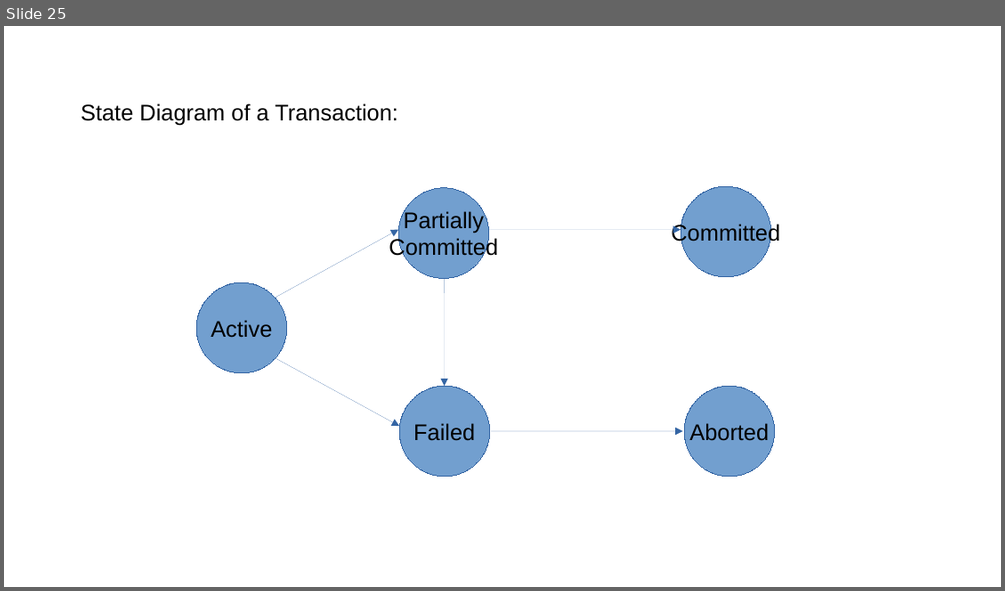
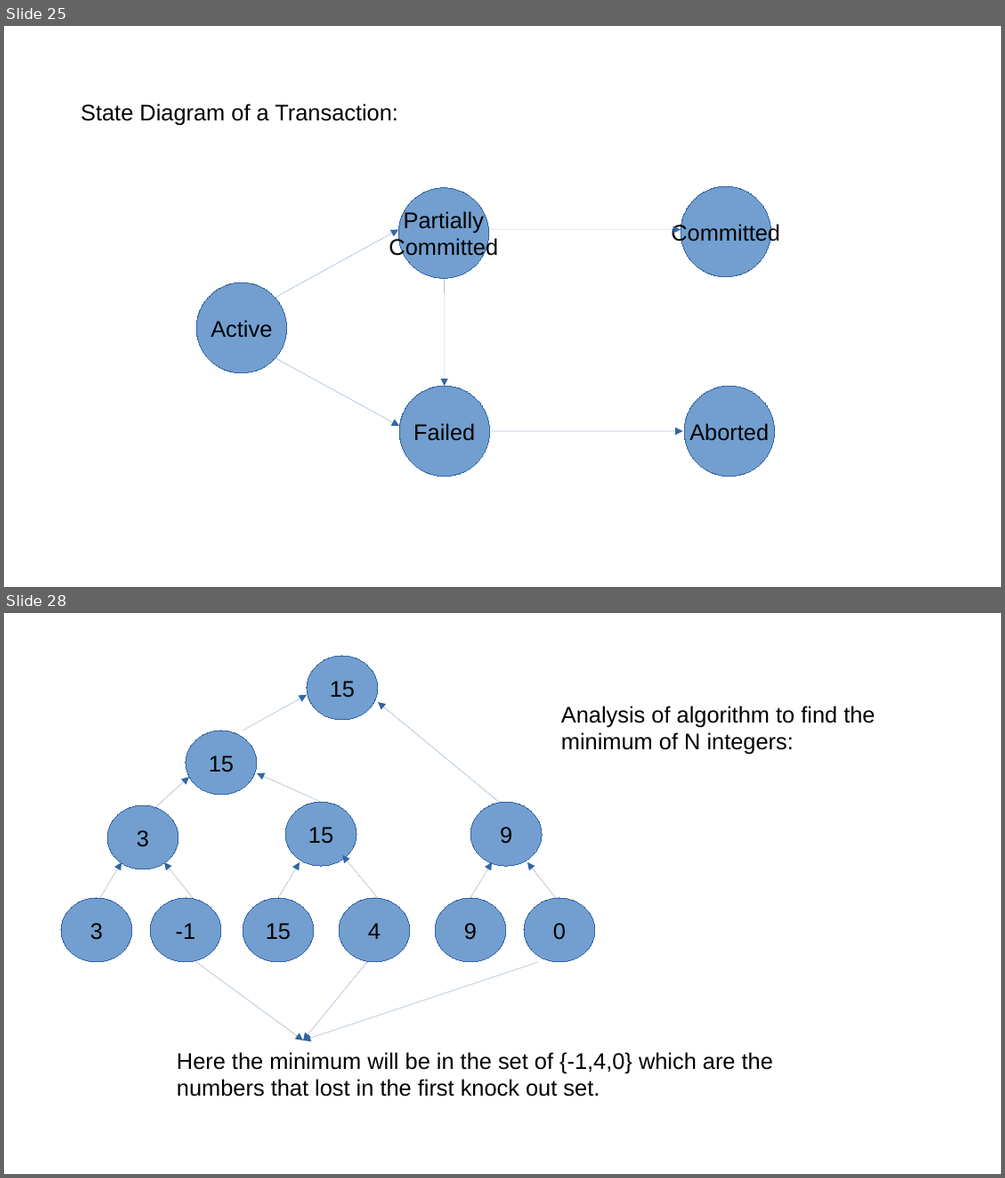
Before and after one commit to rajkumarananthu/workspace, a slide deck: GATE/images/gate_images.pptx. Shown one above the other, each under a label of ours: slide 25 before the commit, slides 25 and 28 after it; the slides between them are not shown. The pictures are 1005x591 and 1005x1178 pixels, drawn with LibreOffice and Linux fonts; fonts in the diff are those of the drawing. Boxes give left, top, right and bottom in pixels: in the first picture for what was removed or moved away, otherwise in the second. Text is boxed around its words. In the diff, an @@ line names an element or a change of style, - is before the commit and + after.

```diff
--- a/GATE/images/gate_images.pptx
+++ b/GATE/images/gate_images.pptx
@@ slide 28 added at bbox=[4, 613, 1001, 1174], background #FFFFFF @@
@@ ellipse added at bbox=[307, 656, 379, 720], fill #729FCF, outline #3465A4 0.75 pt, 18 pt, text #000000 @@
+15
@@ arrow added from (243, 730) to (307, 695), #3465A4 0.75 pt @@
@@ arrow added from (499, 802) to (378, 702), #3465A4 0.75 pt @@
@@ text added at bbox=[561, 706, 874, 750], 18 pt, text #000000 @@
+Analysis of algorithm to find the minimum of N integers:
@@ ellipse added at bbox=[186, 730, 258, 795], fill #729FCF, outline #3465A4 0.75 pt, 18 pt, text #000000 @@
+15
@@ arrow added from (154, 810) to (189, 777), #3465A4 0.75 pt @@
@@ arrow added from (321, 802) to (258, 773), #3465A4 0.75 pt @@
@@ ellipse added at bbox=[107, 805, 178, 870], fill #729FCF, outline #3465A4 0.75 pt, 18 pt, text #000000 @@
+3
@@ ellipse added at bbox=[285, 802, 356, 867], fill #729FCF, outline #3465A4 0.75 pt, 18 pt, text #000000 @@
+15
@@ ellipse added at bbox=[470, 802, 542, 867], fill #729FCF, outline #3465A4 0.75 pt, 18 pt, text #000000 @@
+9
@@ arrow added from (100, 898) to (121, 863), #3465A4 0.75 pt @@
@@ arrow added from (193, 898) to (164, 863), #3465A4 0.75 pt @@
@@ arrow added from (278, 898) to (299, 863), #3465A4 0.75 pt @@
@@ arrow added from (378, 898) to (342, 855), #3465A4 0.75 pt @@
@@ arrow added from (470, 898) to (492, 863), #3465A4 0.75 pt @@
@@ arrow added from (556, 898) to (527, 863), #3465A4 0.75 pt @@
@@ ellipse added at bbox=[61, 898, 132, 962], fill #729FCF, outline #3465A4 0.75 pt, 18 pt, text #000000 @@
+3
@@ ellipse added at bbox=[150, 898, 221, 962], fill #729FCF, outline #3465A4 0.75 pt, 18 pt, text #000000 @@
+-1
@@ ellipse added at bbox=[243, 898, 315, 962], fill #729FCF, outline #3465A4 0.75 pt, 18 pt, text #000000 @@
+15
@@ ellipse added at bbox=[339, 898, 410, 962], fill #729FCF, outline #3465A4 0.75 pt, 18 pt, text #000000 @@
+4
@@ ellipse added at bbox=[435, 898, 506, 962], fill #729FCF, outline #3465A4 0.75 pt, 18 pt, text #000000 @@
+9
@@ ellipse added at bbox=[524, 898, 596, 962], fill #729FCF, outline #3465A4 0.75 pt, 18 pt, text #000000 @@
+0
@@ arrow added from (196, 962) to (303, 1040), #3465A4 0.75 pt @@
@@ arrow added from (368, 962) to (303, 1040), #3465A4 0.75 pt @@
@@ arrow added from (539, 962) to (303, 1040), #3465A4 0.75 pt @@
@@ text added at bbox=[177, 1052, 773, 1096], 18 pt, text #000000 @@
+Here the minimum will be in the set of {-1,4,0} which are the numbers that lost in the first knock out set.
```
Also in this commit, not shown: 23 other slides changed, 2 other slides added, 4 other files.
